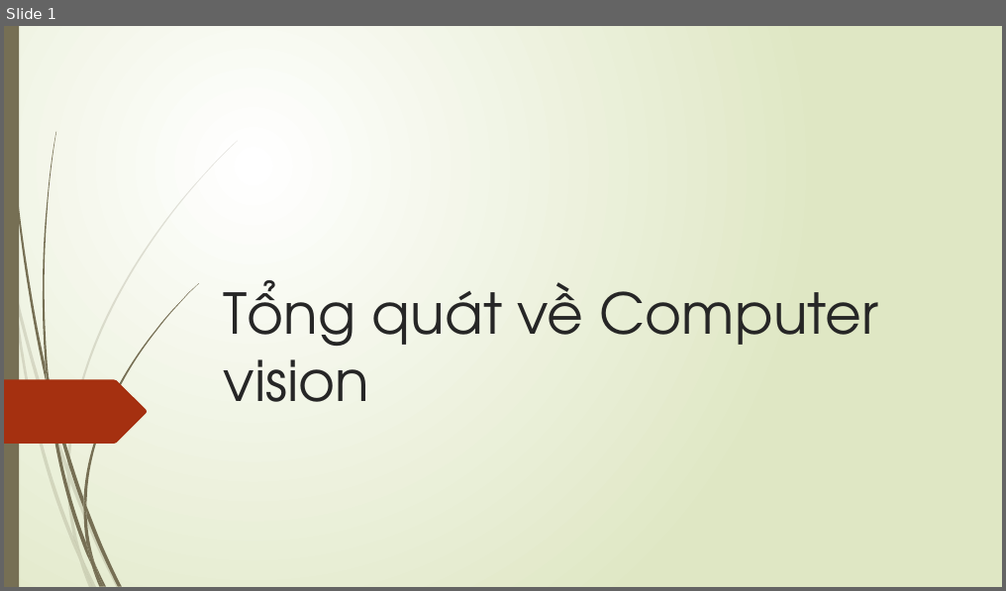
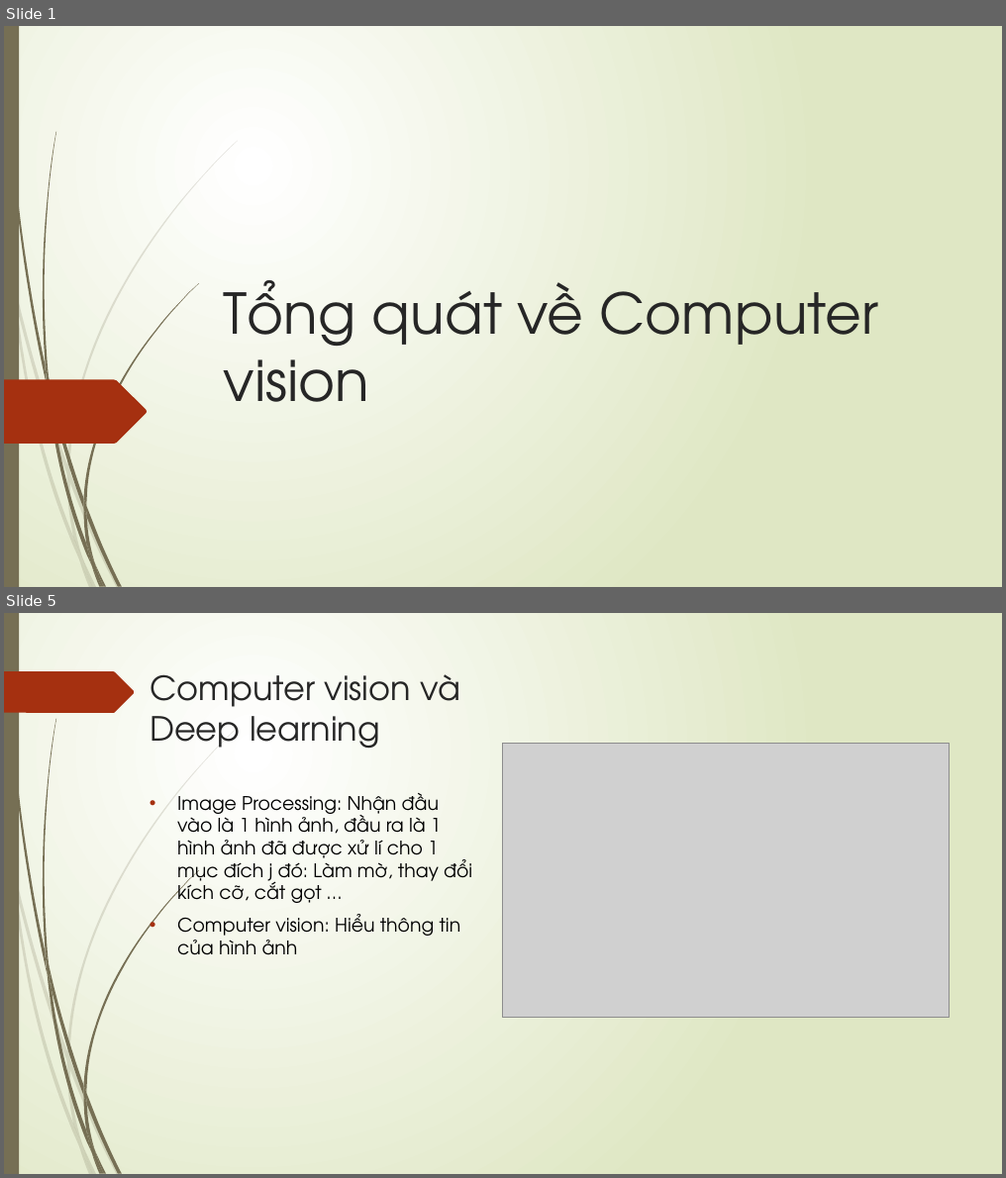
Before and after one commit to levinhhoang16/PyOpenCVCourse, a slide deck: Lecture/TongQuatComputerVision.pptx. Shown one above the other, each under a label of ours: slide 1 before the commit, slides 1 and 5 after it; the slides between them are not shown. The pictures are 1006x591 and 1006x1178 pixels, drawn with LibreOffice and Linux fonts; fonts in the diff are those of the drawing; grey boxes stand for pictures. Boxes give left, top, right and bottom in pixels: in the first picture for what was removed or moved away, otherwise in the second. Text is boxed around its words. In the diff, an @@ line names an element or a change of style, - is before the commit and + after.

```diff
--- a/Lecture/TongQuatComputerVision.pptx
+++ b/Lecture/TongQuatComputerVision.pptx
@@ slide 5 added at (x1=4, y1=613, x2=1002, y2=1174), background gradient #FFFFFF to #DFE8C4; not listed: 23 template elements that a slide beside it also shows @@
@@ freeform shape added at (x1=4, y1=671, x2=135, y2=713), fill #A53010 @@
@@ title added at (x1=150, y1=674, x2=461, y2=749), 32 pt, text #262626 @@
+Computer vision và Deep learning
@@ picture added at (x1=503, y1=744, x2=948, y2=1018) @@
@@ text added at (x1=177, y1=793, x2=472, y2=956), 18 pt, text #000000 @@
+• Image Processing: Nhận đầu vào là 1 hình ảnh, đầu ra là 1 hình ảnh đã được xử lí cho 1 mục đích j đó: Làm mờ, thay đổi kích cỡ, cắt gọt …
+• Computer vision: Hiểu thông tin của hình ảnh
```
Also in this commit, not shown: 3 other slides added, 1 other file.
